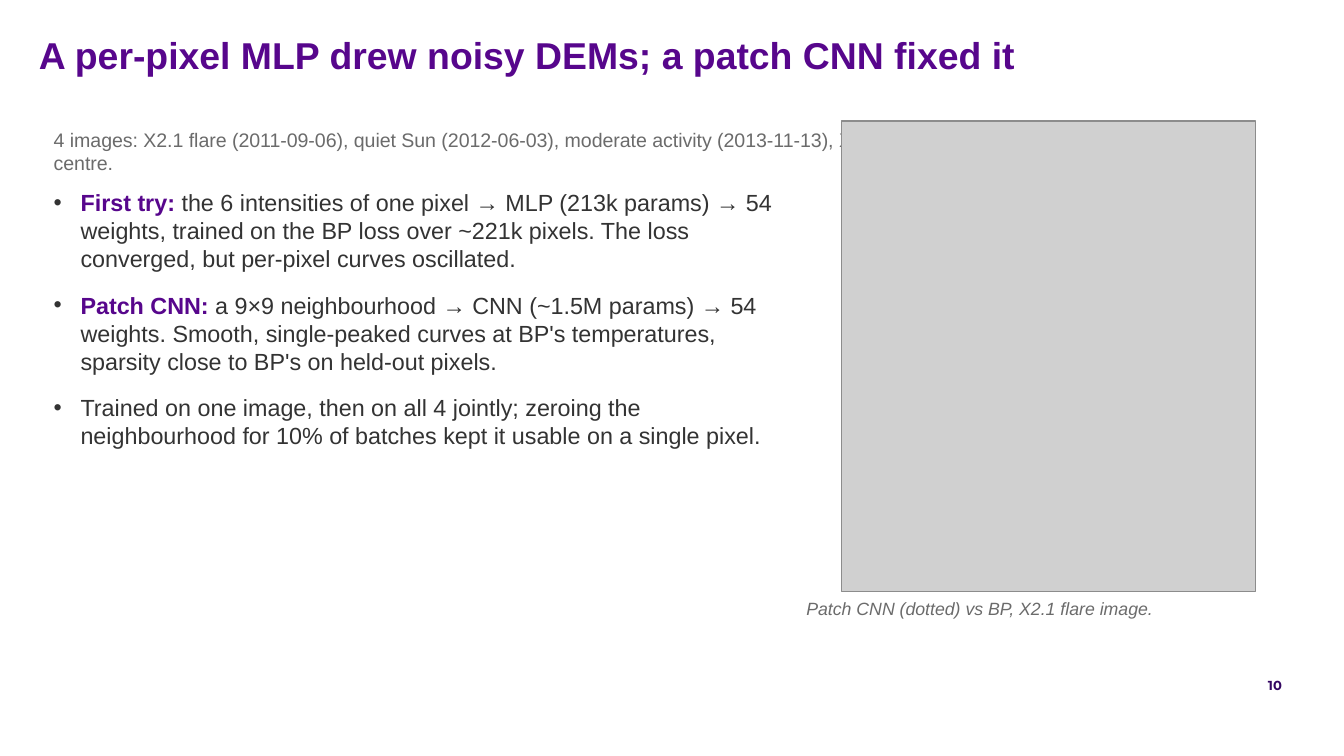
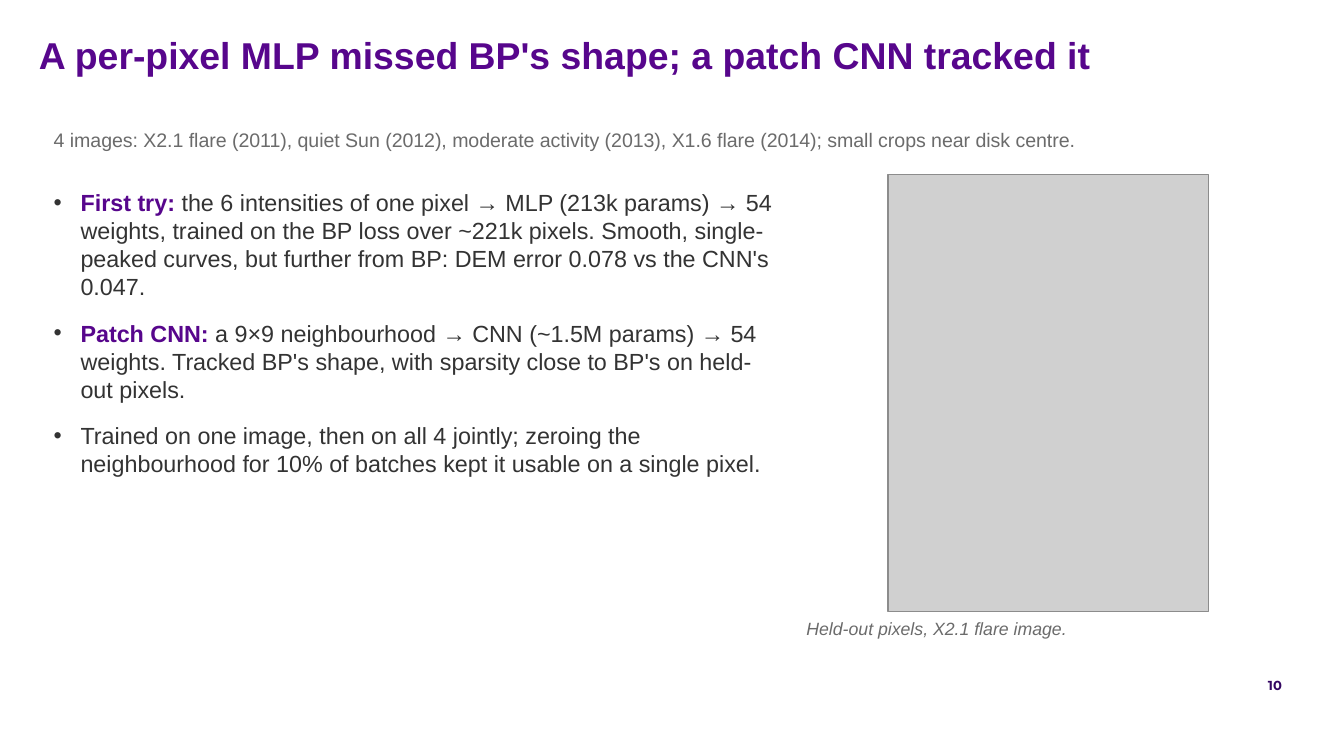
Before and after one commit to FruitPnchSamuraiG/solar-dem-inversion, a slide deck: slide 10 of slides/DEM_deck_v2.pptx. Drawn at 1344x756 pixels with LibreOffice and Linux fonts; fonts in the diff are those of the drawing; grey boxes stand for pictures; background and template pictures are left out. Boxes give left, top, right and bottom in pixels: in the first picture for what was removed or moved away, otherwise in the second. Text is boxed around its words. In the diff, an @@ line names an element or a change of style, - is before the commit and + after.

Commit message:
slides: reframe slides 10-11 on accuracy, not noise
The June per-pixel MLP, retrained with unchanged code, is smooth but further
from BP (DEM error 0.078 vs the patch CNN's 0.047). The 1.43M centre-pixel
MLP is closest of all (0.042), so the gap was size, not missing neighbours.
Slide 10 gets the new three-curve figure; slide 11's title and second point
follow the numbers.

```diff
--- a/slides/DEM_deck_v2.pptx
+++ b/slides/DEM_deck_v2.pptx
@@ text at (x1=39, y1=42, x2=1090, y2=77): text changed @@
-A per-pixel MLP drew noisy DEMs; a patch CNN fixed it
+A per-pixel MLP missed BP's shape; a patch CNN tracked it
@@ text at (x1=54, y1=133, x2=1076, y2=151): text changed @@
-4 images: X2.1 flare (2011-09-06), quiet Sun (2012-06-03), moderate activity (2013-11-13), X1.6 flare (2014-09-10); small crops near disk centre.
+4 images: X2.1 flare (2011), quiet Sun (2012), moderate activity (2013), X1.6 flare (2014); small crops near disk centre.
@@ picture resized from (x1=841, y1=121, x2=1255, y2=591) to (x1=888, y1=175, x2=1208, y2=612) @@
@@ text at (x1=81, y1=194, x2=772, y2=403): text changed @@
-• First try: the 6 intensities of one pixel → MLP (213k params) → 54 weights, trained on the BP loss over ~221k pixels. The loss converged, but per-pixel curves oscillated.
-• Patch CNN: a 9×9 neighbourhood → CNN (~1.5M params) → 54 weights. Smooth, single-peaked curves at BP's temperatures, sparsity close to BP's on held-out pixels.
+• First try: the 6 intensities of one pixel → MLP (213k params) → 54 weights, trained on the BP loss over ~221k pixels. Smooth, single-peaked curves, but further from BP: DEM error 0.078 vs the CNN's 0.047.
+• Patch CNN: a 9×9 neighbourhood → CNN (~1.5M params) → 54 weights. Tracked BP's shape, with sparsity close to BP's on held-out pixels.
@@ text at (x1=806, y1=622, x2=1067, y2=639): text changed @@
-Patch CNN (dotted) vs BP, X2.1 flare image.
+Held-out pixels, X2.1 flare image.
```
Also in this commit, not shown: 1 other slide changed, 5 other files.
